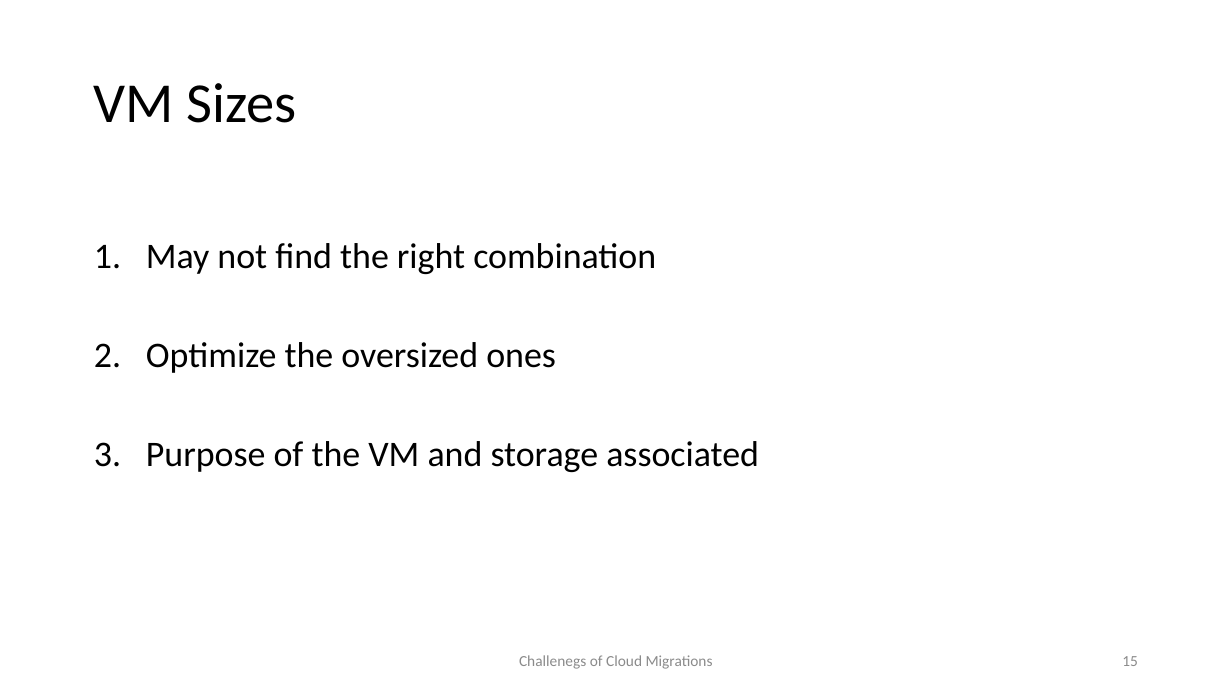
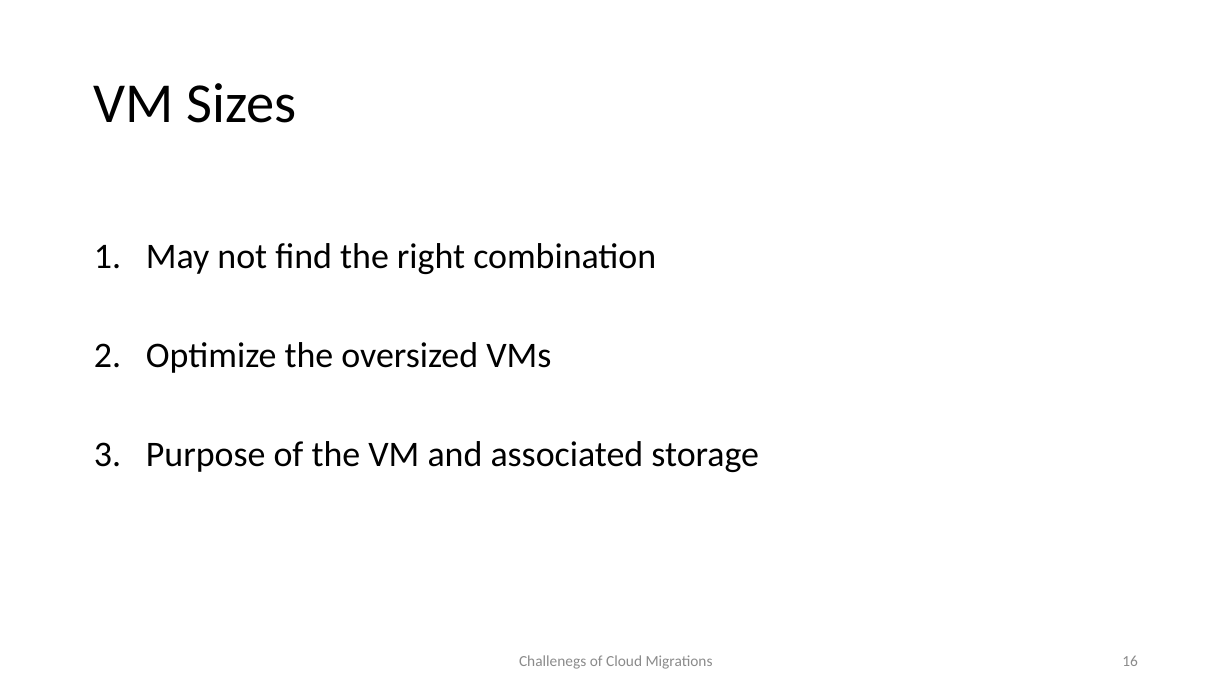
Before and after one commit to wrijugh/techtalks, a slide deck: slide 16 of slides/Challenges-of-Cloud-Migrations-Aug22.pptx (slide 15 before the commit). Drawn at 1232x693 pixels with LibreOffice and Linux fonts; fonts in the diff are those of the drawing. Boxes give left, top, right and bottom in pixels: in the first picture for what was removed or moved away, otherwise in the second. Text is boxed around its words. In the diff, an @@ line names an element or a change of style, - is before the commit and + after.

```diff
--- a/slides/Challenges-of-Cloud-Migrations-Aug22.pptx
+++ b/slides/Challenges-of-Cloud-Migrations-Aug22.pptx
@@ text at (146, 342, 759, 472): text changed @@
-2. Optimize the oversized ones
-3. Purpose of the VM and storage associated
+2. Optimize the oversized VMs
+3. Purpose of the VM and associated storage
@@ page number at (1122, 655, 1138, 666): text changed @@
-15
+16
```
Also in this commit, not shown: 8 other slides changed, 2 slides added.
